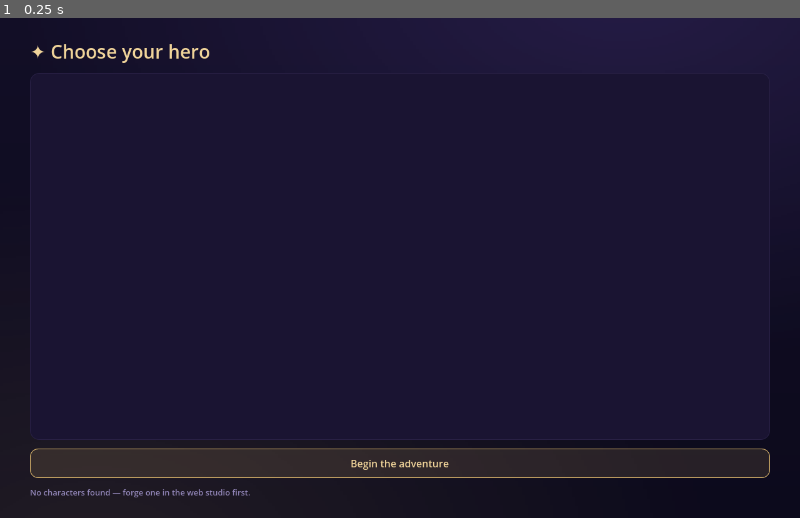
Above: before the commit, frame 1.
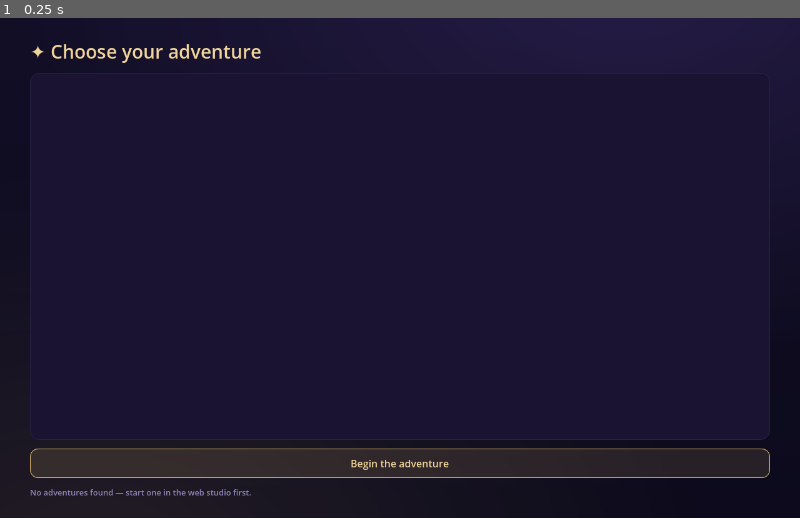
Above: after the commit, the same moment.

Repository: nc262/mythforge
Game: Godot game, scene res://scenes/character_select.tscn
The game is run twice, just before and just after one commit, with the same random seed, the same clock (stepped at 60 frames per second) and the same inputs. This scene is started directly instead of the project's main scene.
Inputs:
- Up to frame 1 (0.25 s): no input

The runs differ from the first frame. In frame 1, 0.3% of the frame differs, in the area x 5-33%, y 5-96%.

Commit message:
fix(godot): adventure-only roster, mid-stream tag stripping, SSE watchdog
Playtest findings: personas have no sheet (adventures dm-* own the hero
sheet) so the roster now filters to adventures like the web _isDM; a tag
arriving mid-reply froze the display until stream end — now stripped
incrementally; a stalled model locked the UI forever — 75s idle watchdog
aborts and re-enables input. tests/e2e_stream.tscn runs two live GM turns
(action + roll result) against the real backend: PASS, and the local model
emits [[check]] tags correctly.

Co-Authored-By: Claude Fable 5 <noreply@anthropic.com>

Diff:
--- a/godot/autoload/api_client.gd
+++ b/godot/autoload/api_client.gd
@@ -162,13 +162,22 @@
 		await get_tree().process_frame
 	# Byte buffer, not String: a UTF-8 char can straddle two chunks.
 	var buf := PackedByteArray()
+	# Idle watchdog (mirrors the web client): abort only after a long gap with
+	# no tokens — first token on a slow local model can take ~50s.
+	var last_data := Time.get_ticks_msec()
 	while client.get_status() == HTTPClient.STATUS_BODY:
 		client.poll()
 		var chunk := client.read_response_body_chunk()
 		if chunk.size() > 0:
 			buf.append_array(chunk)
 			buf = _drain_lines(buf)
+			last_data = Time.get_ticks_msec()
 		else:
+			if Time.get_ticks_msec() - last_data > 75_000:
+				push_warning("SSE stalled for 75s — aborting stream")
+				client.close()
+				sse_done.emit(false)
+				return
 			await get_tree().process_frame
 	_drain_lines(buf)
 	sse_done.emit(true)
--- a/godot/scenes/character_select.tscn
+++ b/godot/scenes/character_select.tscn
@@ -29,7 +29,7 @@
 [node name="Title" type="Label" parent="Margin/Box"]
 layout_mode = 2
 theme_type_variation = &"TitleLabel"
-text = "✦ Choose your hero"
+text = "✦ Choose your adventure"
 
 [node name="List" type="ItemList" parent="Margin/Box"]
 layout_mode = 2
--- a/godot/scripts/character_select.gd
+++ b/godot/scripts/character_select.gd
@@ -15,12 +15,15 @@
 
 func _load() -> void:
 	$Margin/Box/Status.text = "Summoning the roster…"
-	_chars = await Api.list_characters()
+	# Adventures only (dm-* templates, same test as the web client's _isDM):
+	# they own the hero sheet, world state, and GM rules. Plain personas are
+	# chat companions, not games.
+	_chars = (await Api.list_characters()).filter(func(c): return str(c.get("id", "")).begins_with("dm-"))
 	$Margin/Box/List.clear()
 	for c in _chars:
 		var world := str(c.get("world_id", ""))
 		$Margin/Box/List.add_item(str(c.get("name", "Unnamed")) + ("   ·  %s" % world if world != "" else ""))
-	$Margin/Box/Status.text = "" if not _chars.is_empty() else "No characters found — forge one in the web studio first."
+	$Margin/Box/Status.text = "" if not _chars.is_empty() else "No adventures found — start one in the web studio first."
 
 
 func _play() -> void:
--- a/godot/scripts/game.gd
+++ b/godot/scripts/game.gd
@@ -63,16 +63,26 @@
 
 func _on_delta(t: String) -> void:
 	_acc += t
-	# Print only up to the first "[[" — tags are parsed on done, never shown.
-	var safe := _acc.substr(_shown)
-	var cut := safe.find("[[")
-	if cut >= 0:
-		_log_text(_bb(safe.substr(0, cut)))
-		_shown += cut
-		return
-	var hold := 1 if safe.ends_with("[") else 0
-	_log_text(_bb(safe.substr(0, safe.length() - hold)))
-	_shown += safe.length() - hold
+	_flush_stream()
+
+
+## Print new narration, skipping over [[tags]] as they complete so a mid-reply
+## tag never freezes the display. Incomplete tags at the tail are held back.
+func _flush_stream() -> void:
+	while true:
+		var safe := _acc.substr(_shown)
+		var i := safe.find("[[")
+		if i == -1:
+			var hold := 1 if safe.ends_with("[") else 0
+			_log_text(_bb(safe.substr(0, safe.length() - hold)))
+			_shown += safe.length() - hold
+			return
+		_log_text(_bb(safe.substr(0, i)))
+		_shown += i
+		var j := safe.find("]]", i)
+		if j == -1:
+			return  # tag still streaming in — hold
+		_shown += (j + 2) - i  # skip the completed tag; done() re-parses _acc
 
 
 func _on_event(d: Dictionary) -> void:
--- /dev/null
+++ b/godot/tests/e2e_stream.gd
@@ -0,0 +1,66 @@
+extends Node
+## End-to-end against the LIVE backend: two consecutive GM turns — player
+## action, then a roll result — the exact flow from playtesting. Uses a
+## throwaway session so real adventure saves stay untouched.
+## PASSES if both turns stream deltas and finish. Prints the GM text + tags.
+
+var _deltas := 0
+var _turns := 0
+var _acc := ""
+
+
+func _ready() -> void:
+	Api.sse_delta.connect(func(t): _deltas += 1; _acc += t)
+	Api.sse_done.connect(_done)
+	if not await Api.auth_ok():
+		printerr("E2E FAIL: not authenticated (run the app once to log in)")
+		get_tree().quit(1)
+		return
+	var advs: Array = (await Api.list_characters()).filter(
+		func(c): return str(c.get("id", "")).begins_with("dm-"))
+	if advs.is_empty():
+		printerr("E2E FAIL: no dm-* adventures on this backend")
+		get_tree().quit(1)
+		return
+	GameState.character = advs[0]
+	print("E2E adventure: ", GameState.character.get("name"))
+	# Throwaway session (NOT ensure_session — that would remap the user's save).
+	var ep := await Api.call_json(HTTPClient.METHOD_GET, "/api/default-chat")
+	var fields := {"name": "godot-e2e-throwaway"}
+	if str(ep.get("endpoint_url", "")) != "":
+		fields["endpoint_url"] = ep["endpoint_url"]
+		fields["model"] = ep.get("model", "")
+		fields["endpoint_id"] = ep.get("endpoint_id", "")
+		fields["skip_validation"] = "true"
+	var created := await Api.call_form("/api/session", fields)
+	GameState.session_id = str(created.get("session_id", created.get("id", "")))
+	if GameState.session_id == "":
+		printerr("E2E FAIL: session create -> ", created)
+		get_tree().quit(1)
+		return
+	await GameState.hydrate()
+	await Api.activate(GameState.cid(), str(GameState.character.get("name", "")))
+	print("TURN 1: sneaking past the guard…")
+	Api.stream_chat(Composer.envelope("I try to sneak past the guard."), GameState.session_id)
+
+
+func _done(ok: bool) -> void:
+	_turns += 1
+	var parsed: Dictionary = Tags.parse(_acc)
+	print("--- turn %d done ok=%s deltas=%d chars=%d tags=%s" % [_turns, ok, _deltas, _acc.length(), str(parsed["tags"])])
+	print("GM: ", str(parsed["clean"]).substr(0, 300).replace("\n", " "))
+	if not ok or _deltas == 0:
+		printerr("E2E FAIL: turn %d streamed nothing" % _turns)
+		get_tree().quit(1)
+		return
+	if _turns == 1:
+		_deltas = 0
+		_acc = ""
+		print("TURN 2: reporting the roll result…")
+		await Api.activate(GameState.cid(), str(GameState.character.get("name", "")))
+		Api.stream_chat(Composer.envelope(
+			"🎲 *Dexterity (Stealth) check* → d20 11 +0 = **11** — **failure** (DC 13)"),
+			GameState.session_id)
+	else:
+		print("E2E PASS")
+		get_tree().quit(0)
--- /dev/null
+++ b/godot/tests/e2e_stream.tscn
@@ -0,0 +1,6 @@
+[gd_scene load_steps=2 format=3 uid="uid://mythforge_e2e"]
+
+[ext_resource type="Script" path="res://tests/e2e_stream.gd" id="1"]
+
+[node name="E2EStream" type="Node"]
+script = ExtResource("1")
